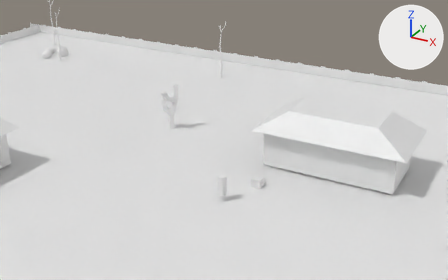
Before and after pictures for a commit that changed the glTF model public/model/village_map.glb.
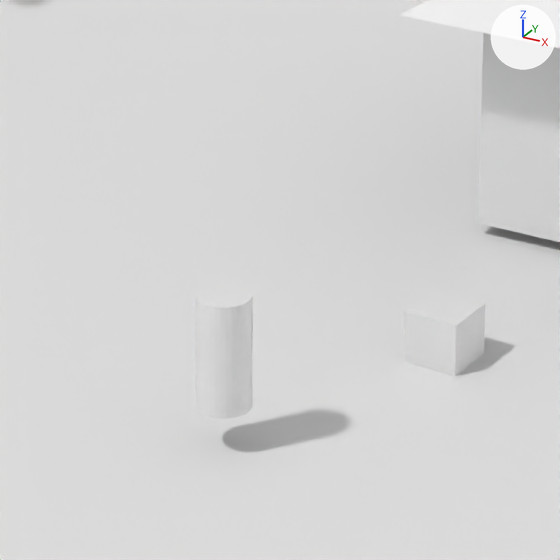
There are two pictures of each version: one from a camera (50 mm lens) standing at (29.18, -27.15, 30.6) and looking at (1.61, 22.99, 5.53), one close up on the part from 41% to 62% of the width and 46% to 78% of the height. Every picture has the same lights, and +X, +Y and +Z are marked at upper right. Where no turn or scale is listed for an object, it has been applied to the vertices.

Names of what the first close-up shows: 'House', 'ModelWoodenBox.002', 'Plane', 'Player'.
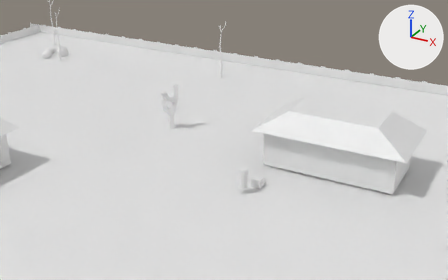
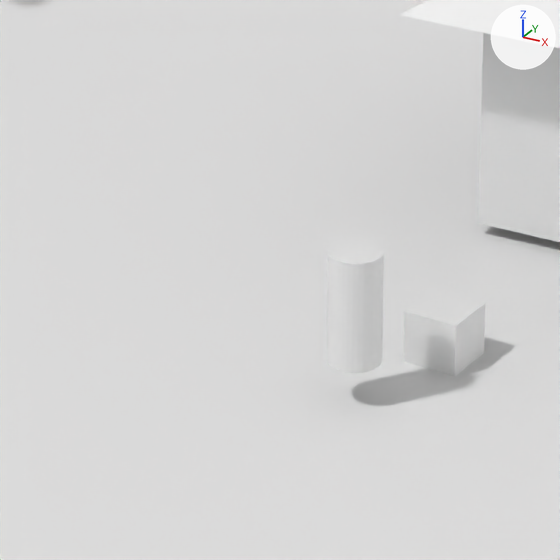
Patch to the scene script:
```diff
--- a/public/model/village_map.glb.py
+++ b/public/model/village_map.glb.py
@@ ob_player @@
 ob_player = bpy.data.objects.new('Player', me_cylinder)
-ob_player.location = (2.62, 20.75, 1.73)
+ob_player.location = (3.75, 23.15, 1.73)
```

What differs and where, as boxes (x1, y1, x2, y2) in the close-ups (560 x 560 px):
'Player', moved
    before: (195, 282, 253, 419)
    after: (326, 239, 384, 373)
